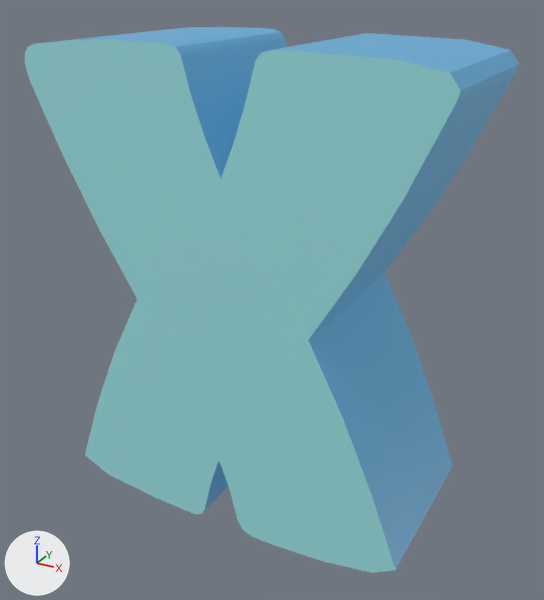
An edit to the glTF model scene/models/alphaNum/x.glb, drawn before and after from the same camera.
The view is the same before and after, from a camera (50 mm lens) standing at (0.339, -0.611, 0.503) and looking at (0.004, -0.002, 0.199). Every picture has the same lights, and +X, +Y and +Z are marked at lower left. Objects named as collision shapes, trigger or cutter boxes, shadow casters or lower levels of detail are left out. Where no turn or scale is listed for an object, it has been applied to the vertices.

The first picture shows 'x.001'.
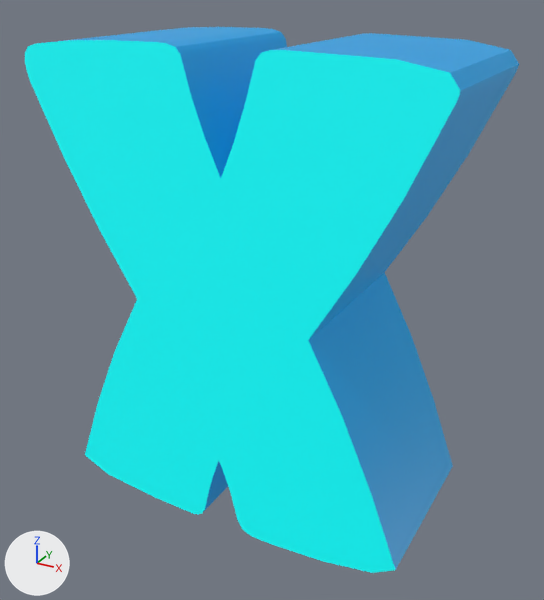
Changed parts and their boxes [x1, y1, x2, y2] in the pictures (544 x 600 px):
'x.001', recoloured: [25, 27, 519, 573] in both

The change in detail:
Material 'Light' (mat_light) changes colour from cyan #89c6c9 to cyan #00ffff; in linear values from (0.251, 0.566, 0.581) to (0.0, 1.0, 1.0).
In material 'Light' (mat_light), emission_color goes from (0.05, 0.113, 0.115) (dark cyan #3f5e5f) to (0.0, 0.2, 0.2) (dark cyan #007c7c).
Material 'Dark' (mat_dark) changes colour from blue #599dc6 to cyan #0094d3; in linear values from (0.101, 0.338, 0.562) to (0.0, 0.296, 0.651).
In material 'Dark' (mat_dark), emission_color goes from (0.02, 0.0673, 0.113) (dark blue #27495e) to (0.0, 0.0592, 0.13) (dark blue #004565).
